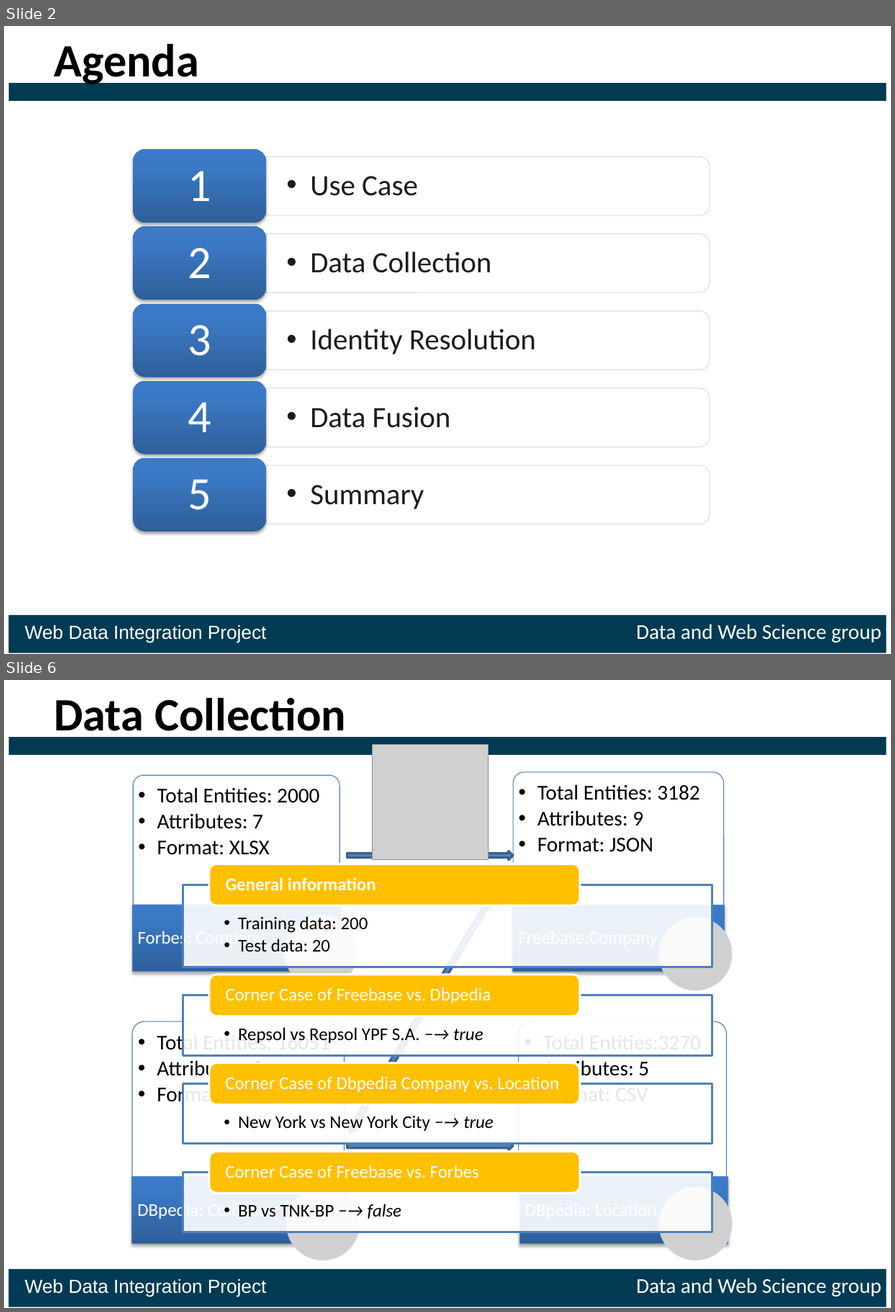
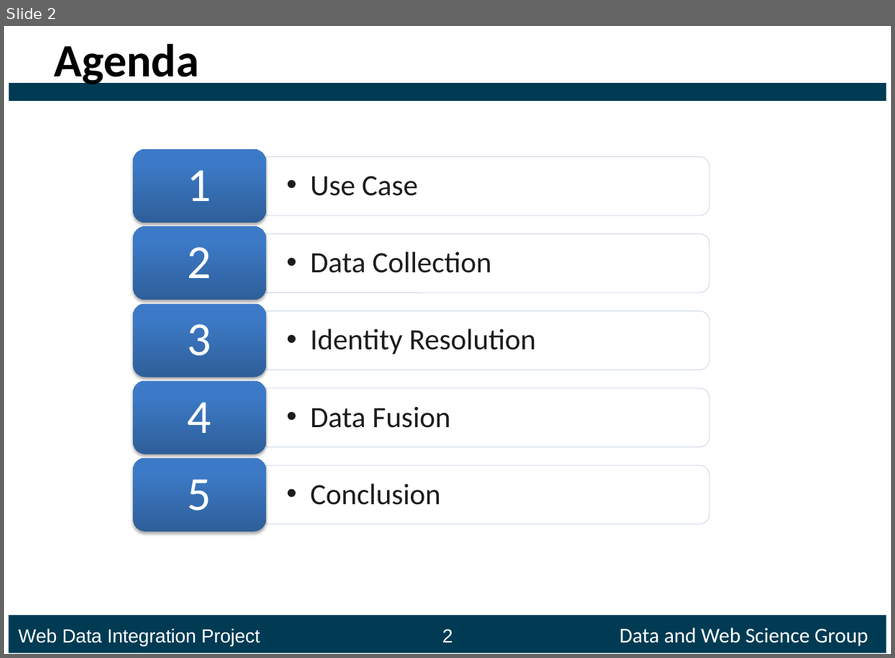
Before and after one commit to ofrendo/WebDataIntegration, a slide deck: presentation/Presentation_template.pptx. Shown one above the other, each under a label of ours: slides 2 and 6 before the commit, slide 2 after it; the slides between them are not shown. The pictures are 895x1312 and 895x658 pixels, drawn with LibreOffice and Linux fonts; fonts in the diff are those of the drawing; grey boxes stand for pictures. Boxes give left, top, right and bottom in pixels: in the first picture for what was removed or moved away, otherwise in the second. Text is boxed around its words. In the diff, an @@ line names an element or a change of style, - is before the commit and + after.

```diff
--- a/presentation/Presentation_template.pptx
+++ b/presentation/Presentation_template.pptx
@@ slide 6 removed at [4,680,891,1308], background #FFFFFF; not listed: 2 template elements that a slide beside it also shows @@
@@ title removed at [54,697,346,742] @@
-Data Collection
@@ picture removed at [372,745,488,861] @@
@@ right arrow removed at [347,851,513,860] @@
@@ right arrow removed at [346,866,514,1135] @@
@@ right arrow removed at [347,1142,513,1150] @@
@@ group removed at [183,864,712,1232]: 8 texts, 4 rectangles, 4 rounded rectangles @@
-  •• Training data: 200
-  •• Test data: 20
-General information
-  •• Repsol vs Repsol YPF S.A. −→ true
-Corner Case of Freebase vs. Dbpedia
-  •• New York vs New York City −→ true
-Corner Case of Dbpedia Company vs. Location
-  •• BP vs TNK-BP −→ false
-Corner Case of Freebase vs. Forbes
@@ group removed at [132,772,733,1260]: 6 texts, 4 round same rects, 4 rectangles, 4 pictures @@
-  •• Total Entities: 2000
-  •• Attributes: 7
-  •• Format: XLSX
-Forbes: Company
-  •• Total Entities: 3182
-  •• Attributes: 9
-  •• Format: JSON
-  •• Total Entities: 16051
-  •• Attributes: 9
-  •• Format: CSV
-DBpedia: Company
-  •• Total Entities:3270
-  •• Attributes: 5
-  •• Format: CSV
@@ text removed at [25,1278,882,1297] @@
-Web Data Integration Project Data and Web Science group
@@ slide 2 changed as well @@
@@ text at [310,483,440,505]: text changed @@
-  •• Summary
+  •• Conclusion
@@ text added at [18,627,868,646], 18 pt, text #FFFFFF @@
+Web Data Integration Project 2 Data and Web Science Group
@@ text removed at [25,624,882,643] @@
-Web Data Integration Project Data and Web Science group
```
Also in this commit, not shown: 5 other slides changed, 13 slides added, 6 other slides removed.
